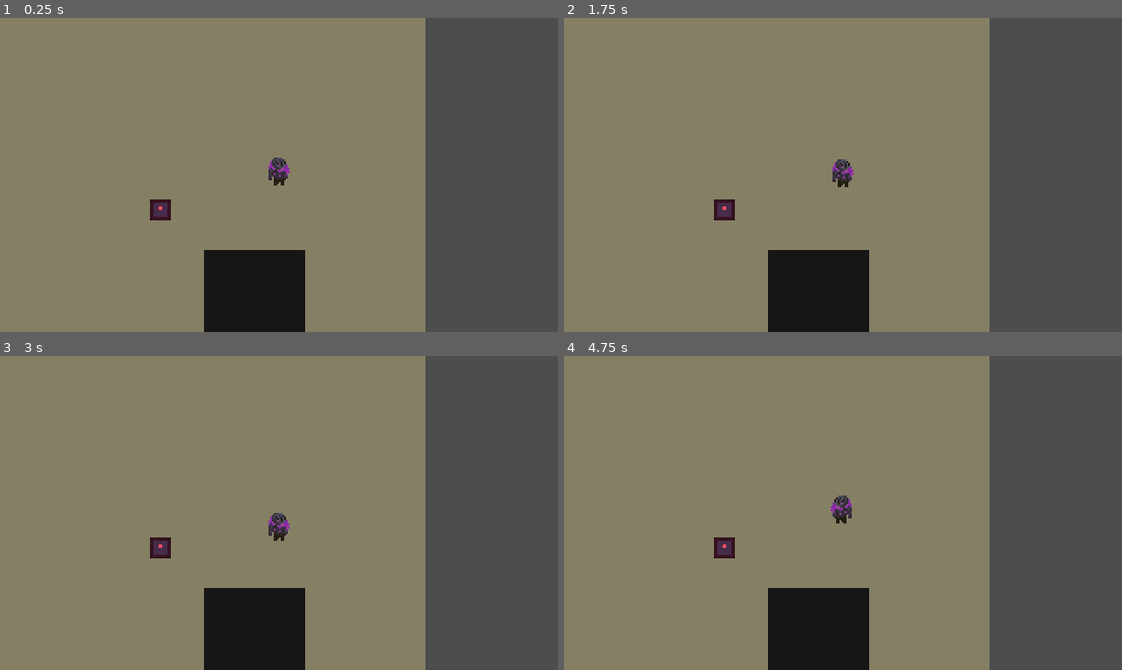
Above: before the commit, frames 1-4 (two rows, left to right).
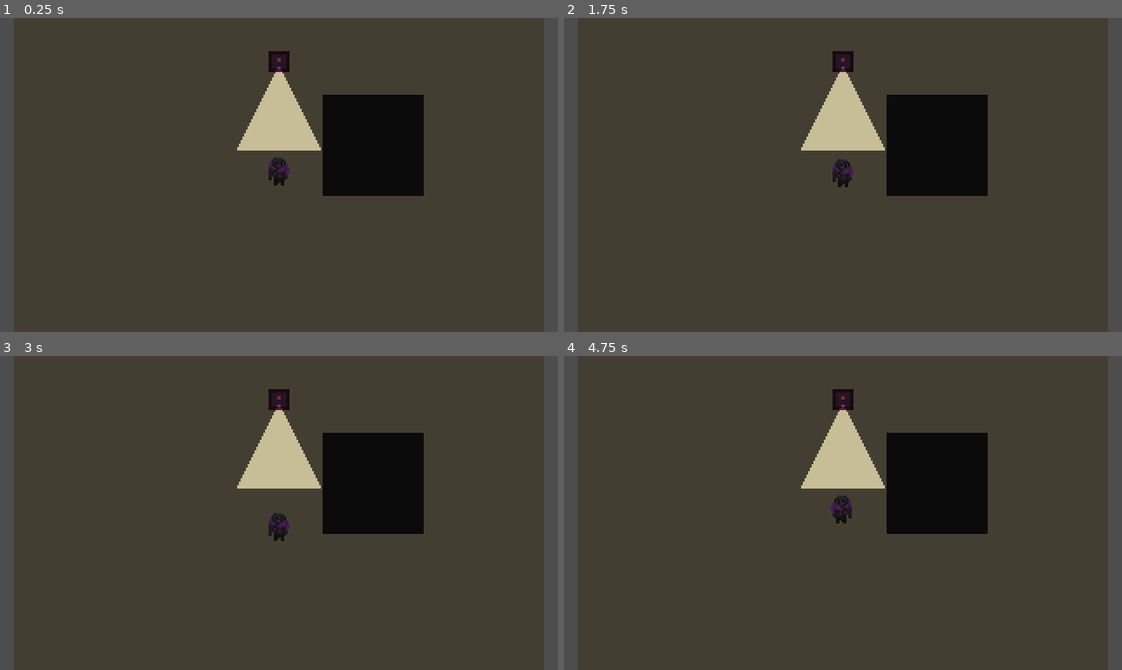
Above: after the commit, the same moments.

Repository: SimchadeLange/GamepieGamejam
Game: Godot game, scene res://scenes/levels/main.tscn
Same seed, same stepped clock (60 frames per second), same inputs: the game is played once before the commit and once after it. The engine's default icon, where the game draws it, is replaced by a stand-in: a white triangle on a blue panel in a dark square.
Inputs (mouse positions are in pixels of both pictures, inside the frame that each line leads up to):
- Up to frame 1 (0.25 s): no input
- Up to frame 2 (1.75 s): tap Enter at 0.5 s; move the mouse to (965, 159) at 0.52 s; press the mouse at (965, 159) at 0.53 s; hold Right (move_right) 0.53-1.28 s; tap Space (roll) at 1.25, 1.35 s; move the mouse to (731, 190) at 1.27 s; release the mouse at (731, 190) at 1.28 s; hold Down (move_down) from 1.28 s (still down)
- Up to frame 3 (3 s): move the mouse to (334, 443) at 2.02 s; release Down (move_down) at 2.03 s; press the mouse at (334, 443) at 2.03 s; hold Right (move_right) 2.03-2.78 s; tap Enter at 2.75 s; move the mouse to (251, 575) at 2.77 s; release the mouse at (251, 575) at 2.78 s; hold Up (move_up) from 2.78 s (still down); tap Space (roll) at 2.85 s
- Up to frame 4 (4.75 s): move the mouse to (1010, 560) at 3.52 s; release Up (move_up) at 3.53 s; press the mouse at (1010, 560) at 3.53 s; hold Left (move_left) from 3.53 s (still down); tap Space (roll) at 4.25, 4.35 s; move the mouse to (675, 465) at 4.27 s; release the mouse at (675, 465) at 4.28 s

The runs differ from the first frame. In frame 1, 97% of the frame differs, in the area x 0-98%, y 0-100%; in frame 2, 97%; in frame 3, 97%; in frame 4, 97%.

Commit message:
started on enemy light

Diff:
--- a/game_jam_00/scenes/enemy_00.tscn
+++ b/game_jam_00/scenes/enemy_00.tscn
@@ -6,6 +6,7 @@
 [ext_resource type="Script" uid="uid://bainvlpqjw1h3" path="res://scripts/resources/hitbox_component.gd" id="3_0pc7c"]
 [ext_resource type="Script" uid="uid://ctk743jn0ttiy" path="res://scripts/resources/statemachine/state_machine.gd" id="4_yjhhj"]
 [ext_resource type="Script" uid="uid://ctb3oc8wewgcl" path="res://scripts/enemy/enemy_00/idle_state.gd" id="5_qpise"]
+[ext_resource type="Texture2D" uid="uid://sdupsunqnsq6" path="res://assets/cone_light.png" id="7_ots75"]
 
 [sub_resource type="RectangleShape2D" id="RectangleShape2D_5yfdf"]
 size = Vector2(12, 12)
@@ -18,6 +19,13 @@
 script = ExtResource("1_47iip")
 state_machine = NodePath("StateMachine")
 health_component = NodePath("HealthComponent")
+
+[node name="PointLight2D" type="PointLight2D" parent="." unique_id=1170061750]
+texture_filter = 1
+position = Vector2(0, 11)
+shadow_enabled = true
+texture = ExtResource("7_ots75")
+offset = Vector2(0, 16)
 
 [node name="Sprite2D" type="Sprite2D" parent="." unique_id=1511814066]
 self_modulate = Color(0.9999694, 0.31265548, 0.39448527, 1)
--- a/game_jam_00/scenes/levels/main.tscn
+++ b/game_jam_00/scenes/levels/main.tscn
@@ -16,17 +16,16 @@
 [node name="Building_00" parent="." unique_id=1970538616 instance=ExtResource("1_y0acb")]
 position = Vector2(55, 17)
 
+[node name="Enemy_00" parent="." unique_id=1667096636 instance=ExtResource("3_u81e1")]
+position = Vector2(1, -31)
+
 [node name="Player" parent="." unique_id=291136771 instance=ExtResource("2_j4d2a")]
-position = Vector2(69, -55)
+position = Vector2(1, 34)
 
 [node name="Camera2D" type="Camera2D" parent="Player" unique_id=854447935]
 drag_horizontal_enabled = true
 drag_vertical_enabled = true
 
 [node name="DirectionalLight2D" type="DirectionalLight2D" parent="." unique_id=1017291919]
-visible = false
 energy = 0.5
 blend_mode = 1
-
-[node name="Enemy_00" parent="." unique_id=1667096636 instance=ExtResource("3_u81e1")]
-position = Vector2(1, -35)
Binary file added: game_jam_00/assets/cone_light.png
Not shown, added: game_jam_00/assets/cone_light.png.import
